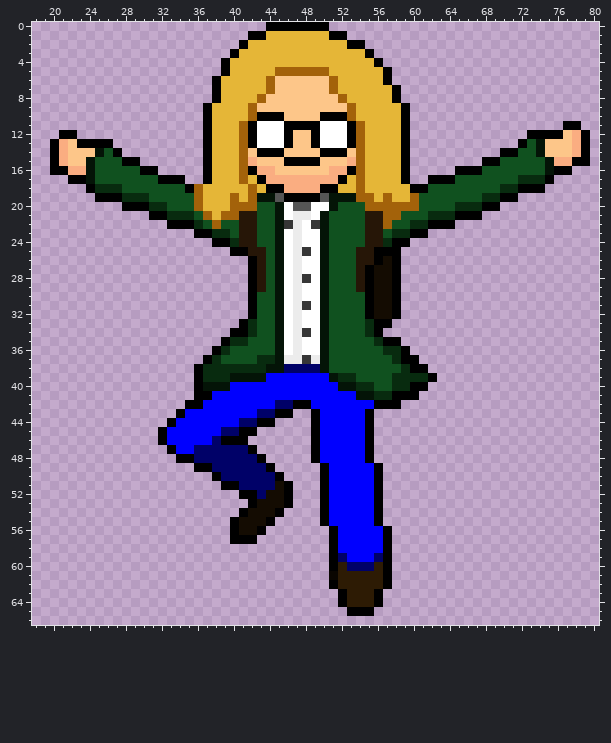
Sprite sheet: sprites/spr_player_falling_coat_left/layers/5614c4a3-dba1-4e6e-a976-aea3fc7ae25f/aa42e5e8-a487-49c4-a595-87cef1c31d88.png. Above: the version before the commit.
The file is 96x68 pixels. Colours within 5 levels of each other are drawn and written as one. Shown: x 18..80, y 0..66.
After:
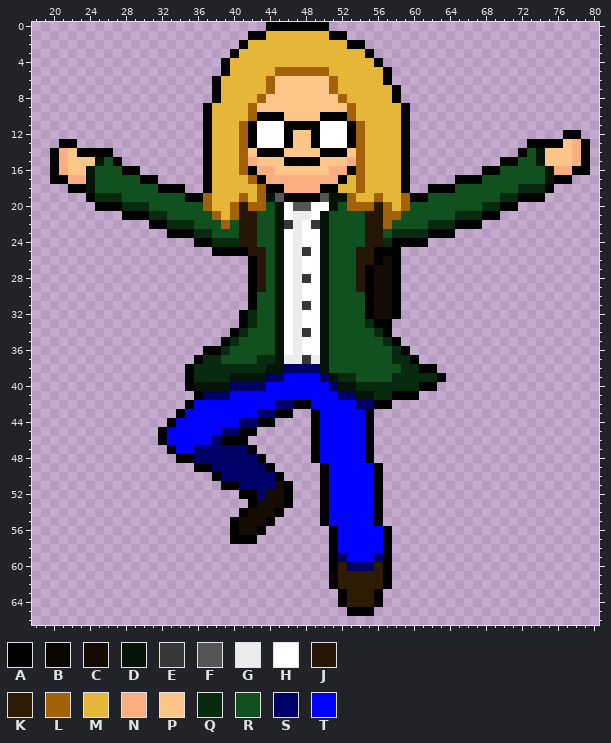
Palette (. is transparent): A #000000  B #0a0601  C #140c02  D #041407  E #363636  F #555555  G #ececec  H #ffffff  J #261607  K #2d1b04  L #a3620a  M #e5b637  N #faad81  P #fdc689  Q #082b0f  R #10511f  S #000168  T #0000ff
What changed:
Changed rows in their new state; - is an unchanged pixel.
first column x 20:
11 ---------------------------------------------------------..-
12 -..--------------------------------------------------....AA.
13 .AA....---------------------------------------------.AAAA---
14 ---AAAA.------------------------------------------..A-------
15 ----PD-A..--------------------------------------..AA--DPPPN-
16 -NPP----AA..---------------------------------...AA------NNAA
17 AANN------AA...------ML-------------------...AAA----RRRDAA--
18 --AADRRR----AAA..A----ML---------------A..AAA-----RRQQQA----
19 ----AQQQRRR----AAL--MLML---------LMMLM-LAA------RRQQAAA-----
20 -----AAAQQQRR---RL---J-L---------LL-J-M-R----RRRQQAA--------
21 --------AAAQQRRR-RLM----------------------RRRQQQAA----------
22 -----------AAQQQR-RL--------------------RRQQQAAA------------
23 -------------AAAQQRR--------------------QQAAA---------------
24 ----------------AAQQ--------------------AA------------------
25 ------------------AA----------------------------------------
first column x 35:
32 ------AQ---------------------
34 ------QR------------RQA------
35 ------R--------------RQ------
36 --A-------------------R------
37 -AQ---------------------Q----
38 AQ-----------------------Q-A-
39 AQ-------SS----S-----------QA
40 AD---SSSS-------S----QQ--Q-A-
41 --SSS------------SS----------
42 -T-----------------SS--.-----
Pixel boxes of the changes (left, top, right, bottom) in both pictures:
changed: (347, 121, 590, 247)
changed: (50, 130, 266, 256)
changed: (185, 310, 446, 409)
